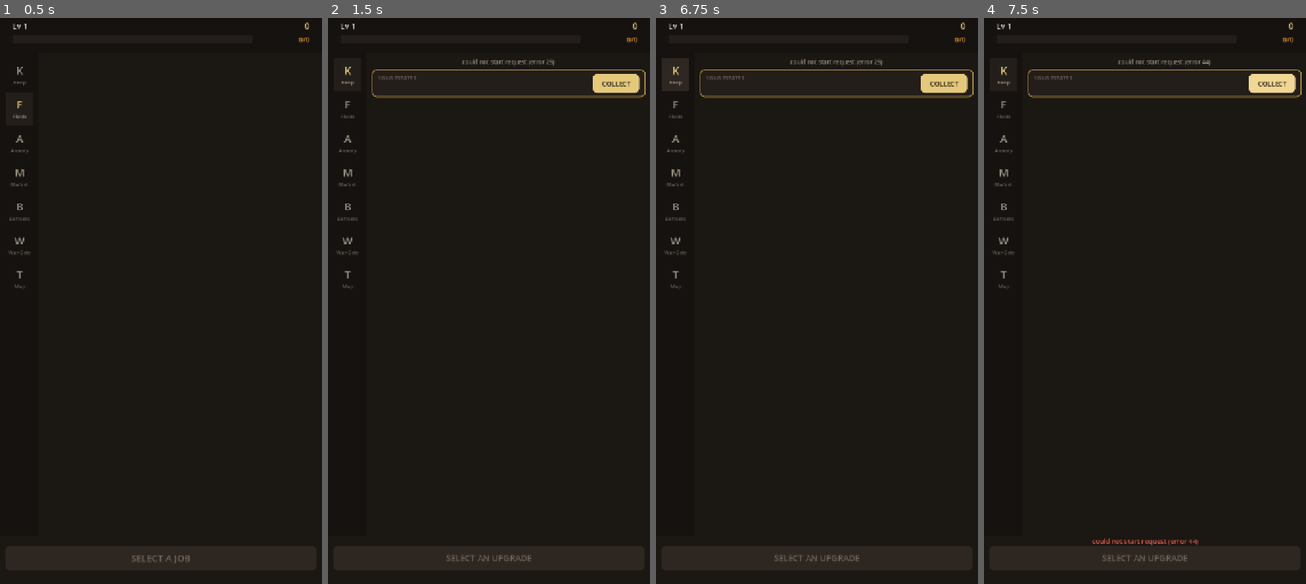
Above: before the commit, frames 1-4 (left to right).
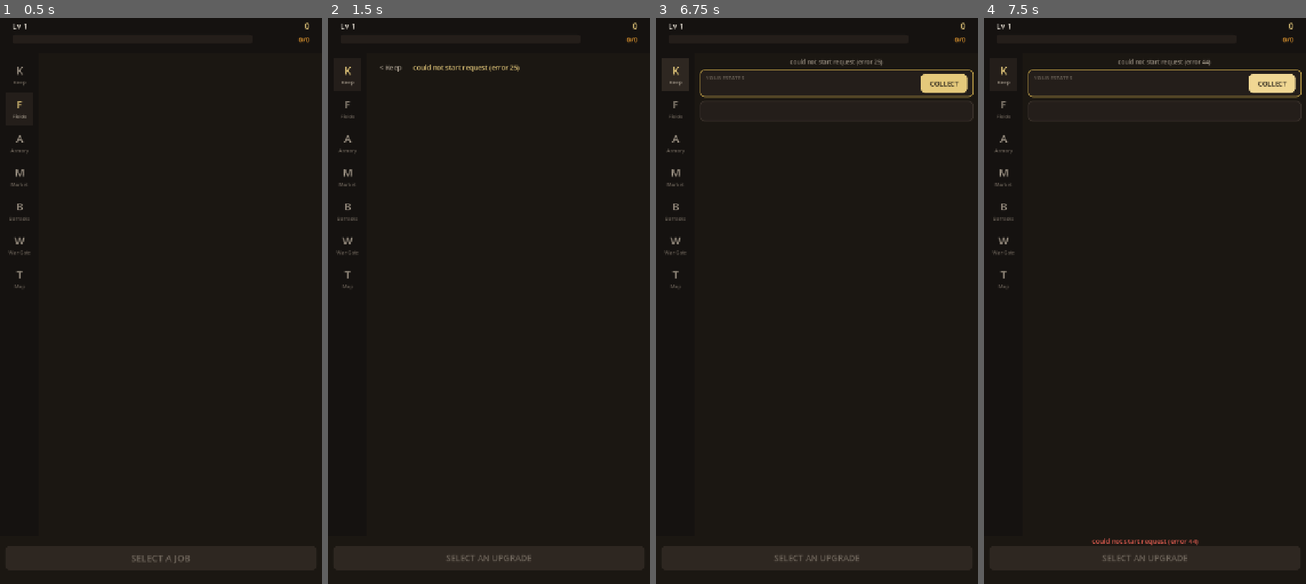
Above: after the commit, the same moments.

Repository: yigitkarabulut0/Emperors
Game: Godot game, scene res://scenes/shell/shell.tscn
Two runs of this game, one before a commit and one after it. Both use one fixed random seed, a clock stepped at 60 frames per second and the inputs below. This scene is started directly instead of the project's main scene.
Inputs (mouse positions are in pixels of both pictures, inside the frame that each line leads up to):
- Up to frame 1 (0.5 s): no input
- Up to frame 2 (1.5 s): click (347, 74) at 0.52 s; click (508, 108) at 1.27 s
- Up to frame 3 (6.75 s): click (675, 108) at 2.02 s; click (675, 142) at 2.77 s; click (675, 176) at 3.52 s; click (675, 210) at 4.27 s; click (675, 244) at 5.02 s; click (675, 278) at 5.77 s; click (675, 74) at 6.52 s
- Up to frame 4 (7.5 s): click "COLLECT" at 7.25 s

Frame 1 is identical in both runs. In frame 2, 1.4% of the frame differs, in the area x 13-99%, y 7-15%; in frame 3, less than 0.1%; in frame 4, less than 0.1%.

Commit message:
client: M6 the realm — kingdom card in the Keep, roster, treasury and works
proof/M6/ has the Keep carrying "House Aldermere [ALD] · renown 0" above the
family tree, the realm overview with treasury, donation allowance and the
leaderboard, and the Works tab showing all eight shared upgrades with their
current effect ("now +2%", "now +4%") and prices.

The kingdom lives behind a card in the Keep rather than taking a rail slot. A
player has no kingdom until level 20, and a permanently empty icon in a
seven-slot rail teaches the wrong thing about what the game is.

Founding is one tap with a generated name. A text field there would put a
keyboard between the player and the moment they have been saving 250,000 gold
for; renaming can come later.

One layout bug fixed: opening the realm hid the family tree but not the estate
card above it, which then bled through the overlay.

Co-Authored-By: Claude Opus 5 (1M context) <noreply@anthropic.com>

Diff:
--- a/client/scenes/tabs/keep.gd
+++ b/client/scenes/tabs/keep.gd
@@ -11,6 +11,10 @@
 var _action: Button
 var _action_sub: Label
 var _busy := false
+var _kingdom_button: Button
+var _body: Control
+var _kingdom_screen: Node
+var _estate_card: Control
 
 
 func _ready() -> void:
@@ -22,6 +26,7 @@
 	var card := PanelContainer.new()
 	card.add_theme_stylebox_override("panel", UI.panel_box(Palette.PANEL, Palette.GOLD_DEEP))
 	add_child(card)
+	_estate_card = card
 	var crow := HBoxContainer.new()
 	crow.add_theme_constant_override("separation", 10)
 	card.add_child(crow)
@@ -41,10 +46,18 @@
 	_tax_button.pressed.connect(_claim_tax)
 	crow.add_child(_tax_button)
 
+	_kingdom_button = UI.ghost_button("", 15)
+	_kingdom_button.custom_minimum_size = Vector2(0, 46)
+	_kingdom_button.add_theme_stylebox_override("normal", UI.panel_box(Palette.PANEL, Palette.LINE))
+	_kingdom_button.add_theme_stylebox_override("hover", UI.panel_box(Palette.PANEL_HIGH, Palette.GOLD_DEEP))
+	_kingdom_button.pressed.connect(_open_kingdom)
+	add_child(_kingdom_button)
+
 	var scroll := ScrollContainer.new()
 	scroll.size_flags_vertical = Control.SIZE_EXPAND_FILL
 	scroll.horizontal_scroll_mode = ScrollContainer.SCROLL_MODE_DISABLED
 	add_child(scroll)
+	_body = scroll
 	_list = VBoxContainer.new()
 	_list.size_flags_horizontal = Control.SIZE_EXPAND_FILL
 	_list.add_theme_constant_override("separation", 6)
@@ -52,6 +65,13 @@
 
 	GameState.changed.connect(_rebuild)
 	_reload()
+	_refresh_kingdom_button()
+
+	# Dev-only: open the realm screen directly, so a capture run (which disables
+	# input) can reach a screen that normally needs a tap.
+	if OS.get_cmdline_user_args().has("--dev-open-kingdom"):
+		await get_tree().create_timer(1.0).timeout
+		_open_kingdom()
 
 
 func mount_action_bar(host: Control) -> void:
@@ -192,3 +212,53 @@
 			UI.number(int(res.data.get("collected", 0))))
 	await GameState.refresh()
 	await _reload()
+
+
+## The kingdom lives behind a card here rather than in its own rail slot: a
+## player has no kingdom for the first twelve levels, and a permanently empty
+## icon teaches the wrong thing about the game.
+func _refresh_kingdom_button() -> void:
+	if _kingdom_button == null:
+		return
+	var res: Api.Response = await Api.get_json("/v1/kingdom")
+	if not res.ok:
+		return
+	if bool(res.data.get("in_kingdom", false)):
+		var k: Dictionary = res.data.get("kingdom", {})
+		_kingdom_button.text = "%s [%s]   ·   renown %s   >" % [
+			str(k.get("name", "")), str(k.get("tag", "")),
+			UI.number(int(k.get("reputation", 0)))]
+		_kingdom_button.add_theme_color_override("font_color", Palette.GOLD)
+	else:
+		var invites: Array = res.data.get("invites", [])
+		_kingdom_button.text = "You hold no banner   >" if invites.is_empty() \
+			else "%d kingdom invitation(s)   >" % invites.size()
+		_kingdom_button.add_theme_color_override("font_color",
+			Palette.SUCCESS if not invites.is_empty() else Palette.TEXT_DIM)
+
+
+func _open_kingdom() -> void:
+	if _kingdom_screen != null:
+		return
+	# Everything the Keep owns steps aside, or the estate card and the family tree
+	# bleed through behind the realm screen.
+	for node in [_body, _kingdom_button, _stats, _estate_card]:
+		if node != null:
+			node.visible = false
+
+	_kingdom_screen = preload("res://scenes/tabs/kingdom.gd").new()
+	_kingdom_screen.size_flags_vertical = Control.SIZE_EXPAND_FILL
+	_kingdom_screen.closed.connect(_close_kingdom)
+	add_child(_kingdom_screen)
+	move_child(_kingdom_screen, 1)
+
+
+func _close_kingdom() -> void:
+	if _kingdom_screen == null:
+		return
+	_kingdom_screen.queue_free()
+	_kingdom_screen = null
+	for node in [_body, _kingdom_button, _stats, _estate_card]:
+		if node != null:
+			node.visible = true
+	_refresh_kingdom_button()
--- /dev/null
+++ b/client/scenes/tabs/kingdom.gd
@@ -0,0 +1,270 @@
+extends VBoxContainer
+## The Kingdom: your realm's roster, treasury and shared upgrades.
+##
+## Opened from the Keep rather than given its own rail slot, because a player
+## without a kingdom has almost nothing to look at here, and a rail icon that is
+## empty for the first twelve levels teaches the wrong thing about the game.
+
+signal closed
+
+enum Mode { OVERVIEW, MEMBERS, UPGRADES }
+
+var _kv: Dictionary = {}
+var _mode: int = Mode.OVERVIEW
+var _list: VBoxContainer
+var _header: Label
+var _tabs: HBoxContainer
+var _busy := false
+
+
+func _ready() -> void:
+	add_theme_constant_override("separation", 8)
+
+	var top := HBoxContainer.new()
+	top.add_theme_constant_override("separation", 8)
+	add_child(top)
+
+	var back := UI.ghost_button("< Keep", 15)
+	back.custom_minimum_size = Vector2(84, 34)
+	back.pressed.connect(func() -> void: closed.emit())
+	top.add_child(back)
+
+	_header = UI.label("Loading…", 15, Palette.GOLD)
+	_header.size_flags_horizontal = Control.SIZE_EXPAND_FILL
+	_header.autowrap_mode = TextServer.AUTOWRAP_WORD_SMART
+	top.add_child(_header)
+
+	_tabs = HBoxContainer.new()
+	_tabs.add_theme_constant_override("separation", 4)
+	add_child(_tabs)
+
+	var scroll := ScrollContainer.new()
+	scroll.size_flags_vertical = Control.SIZE_EXPAND_FILL
+	scroll.horizontal_scroll_mode = ScrollContainer.SCROLL_MODE_DISABLED
+	add_child(scroll)
+	_list = VBoxContainer.new()
+	_list.size_flags_horizontal = Control.SIZE_EXPAND_FILL
+	_list.add_theme_constant_override("separation", 6)
+	scroll.add_child(_list)
+
+	# Dev-only: land on a specific sub-tab for a capture.
+	var args := OS.get_cmdline_user_args()
+	for i in args.size():
+		if args[i] == "--dev-realm-tab" and i + 1 < args.size():
+			match args[i + 1]:
+				"members": _mode = Mode.MEMBERS
+				"upgrades": _mode = Mode.UPGRADES
+
+	_reload()
+
+
+func _reload() -> void:
+	var res: Api.Response = await Api.get_json("/v1/kingdom")
+	if not res.ok:
+		_header.text = res.error
+		return
+	_kv = res.data
+	_rebuild()
+
+
+func _rebuild() -> void:
+	for c in _list.get_children():
+		c.queue_free()
+	for c in _tabs.get_children():
+		c.queue_free()
+
+	if not bool(_kv.get("in_kingdom", false)):
+		_build_landless()
+		return
+
+	var k: Dictionary = _kv.get("kingdom", {})
+	_header.text = "%s  [%s]" % [str(k.get("name", "")), str(k.get("tag", ""))]
+
+	for entry in [[Mode.OVERVIEW, "Realm"], [Mode.MEMBERS, "Lords"], [Mode.UPGRADES, "Works"]]:
+		var b := UI.ghost_button(str(entry[1]), 14)
+		b.custom_minimum_size = Vector2(0, 32)
+		b.size_flags_horizontal = Control.SIZE_EXPAND_FILL
+		var active: bool = _mode == int(entry[0])
+		b.add_theme_stylebox_override("normal",
+			UI.panel_box(Palette.PANEL_HIGH if active else Palette.PANEL, Color.TRANSPARENT))
+		b.add_theme_color_override("font_color", Palette.GOLD if active else Palette.TEXT_DIM)
+		var m: int = int(entry[0])
+		b.pressed.connect(func() -> void:
+			_mode = m
+			_rebuild())
+		_tabs.add_child(b)
+
+	match _mode:
+		Mode.MEMBERS: _build_members()
+		Mode.UPGRADES: _build_upgrades()
+		_: _build_overview()
+
+
+func _build_landless() -> void:
+	_header.text = "You hold no banner"
+
+	for inv in _kv.get("invites", []):
+		var card := _card("%s [%s]" % [str(inv.get("name", "")), str(inv.get("tag", ""))],
+			"has invited you to join", Palette.SUCCESS)
+		var accept := UI.button("ACCEPT", 15)
+		accept.custom_minimum_size = Vector2(110, 40)
+		accept.pressed.connect(_accept.bind(str(inv.get("kingdom_id", ""))))
+		(card.get_child(0) as HBoxContainer).add_child(accept)
+		_list.add_child(card)
+
+	var cost := int(_kv.get("found_cost", 0))
+	var need := int(_kv.get("found_level", 0))
+	var level := int(GameState.player().get("level", 1))
+	var can := level >= need and GameState.display_gold() >= cost
+	var found := _card("Found your own kingdom",
+		"%s gold and level %d" % [UI.number(cost), need],
+		Palette.GOLD if can else Palette.TEXT_FAINT)
+	if can:
+		var b := UI.button("FOUND", 15)
+		b.custom_minimum_size = Vector2(110, 40)
+		b.pressed.connect(_found)
+		(found.get_child(0) as HBoxContainer).add_child(b)
+	_list.add_child(found)
+
+	_list.add_child(UI.spacer(8))
+	_list.add_child(UI.label("GREATEST REALMS", 12, Palette.TEXT_FAINT))
+	_build_leaderboard()
+
+
+func _build_overview() -> void:
+	var k: Dictionary = _kv.get("kingdom", {})
+	var me: Dictionary = _kv.get("me", {})
+
+	_list.add_child(_card("Level %d" % int(k.get("level", 1)),
+		"%s / %s kingdom xp" % [UI.number(int(k.get("xp", 0))), UI.number(int(k.get("xp_to_next", 0)))],
+		Palette.GOLD))
+	_list.add_child(_card("Treasury", "%s gold  ·  %d of %d lords" % [
+		UI.number(int(str(k.get("treasury", "0")))),
+		int(k.get("members", 0)), int(k.get("member_cap", 0))], Palette.GOLD))
+	_list.add_child(_card("Renown", "%s  ·  you are %s" % [
+		UI.number(int(k.get("reputation", 0))), str(me.get("role", "member"))], Palette.SUCCESS))
+
+	var remaining := int(me.get("remaining_today", 0))
+	var donate_card := _card("Donate to the treasury",
+		"%s of %s left today  ·  %d favour held" % [
+			UI.number(remaining), UI.number(int(me.get("daily_cap", 0))),
+			int(me.get("favour", 0))],
+		Palette.GOLD if remaining > 0 else Palette.TEXT_FAINT)
+	if remaining > 0:
+		var b := UI.button("GIVE", 15)
+		b.custom_minimum_size = Vector2(100, 40)
+		b.disabled = GameState.display_gold() <= 0
+		b.pressed.connect(_donate.bind(remaining))
+		(donate_card.get_child(0) as HBoxContainer).add_child(b)
+	_list.add_child(donate_card)
+
+	_list.add_child(UI.spacer(8))
+	_list.add_child(UI.label("GREATEST REALMS", 12, Palette.TEXT_FAINT))
+	_build_leaderboard()
+
+
+func _build_leaderboard() -> void:
+	var rank := 0
+	for k in _kv.get("leaderboard", []):
+		rank += 1
+		var mine: bool = _kv.get("kingdom") != null and str(k.get("id", "")) == str(_kv["kingdom"].get("id", ""))
+		var row := _card("%d.  %s [%s]" % [rank, str(k.get("name", "")), str(k.get("tag", ""))],
+			"renown %s  ·  level %d  ·  %d lords" % [
+				UI.number(int(k.get("reputation", 0))), int(k.get("level", 1)), int(k.get("members", 0))],
+			Palette.GOLD if mine else Palette.TEXT_DIM)
+		_list.add_child(row)
+
+
+func _build_members() -> void:
+	for m in _kv.get("members", []):
+		var role := str(m.get("role", "member"))
+		var colour := Palette.GOLD if role == "king" else \
+			(Palette.SUCCESS if role == "marshal" else Palette.TEXT_DIM)
+		_list.add_child(_card(str(m.get("name", "")),
+			"%s  ·  level %d  ·  gave %s" % [role, int(m.get("level", 1)),
+				UI.number(int(str(m.get("donated", "0"))))],
+			colour))
+
+
+func _build_upgrades() -> void:
+	var treasury := int(str(_kv.get("kingdom", {}).get("treasury", "0")))
+	var role := str(_kv.get("me", {}).get("role", "member"))
+	var may_spend := role == "king" or role == "marshal"
+
+	for u in _kv.get("upgrades", []):
+		var row := EstateRow.new(str(u.get("id", "")))
+		var lv := int(u.get("level", 0))
+		var effect := "" if lv == 0 else _describe(str(u.get("bucket", "")), int(u.get("effect_now", 0)))
+		_list.add_child(row)
+		row.refresh(str(u.get("name", "")), str(u.get("blurb", "")),
+			lv, int(u.get("max_level", 0)), effect, int(u.get("next_cost", 0)),
+			false, "", treasury >= int(u.get("next_cost", 0)), false)
+		row.disabled = row.disabled or not may_spend or treasury < int(u.get("next_cost", 0))
+		if may_spend:
+			row.pressed.connect(_buy_upgrade.bind(str(u.get("id", ""))))
+
+	if not may_spend:
+		_list.add_child(UI.label("Only the king and marshals may spend the treasury.",
+			13, Palette.TEXT_FAINT, HORIZONTAL_ALIGNMENT_CENTER))
+
+
+func _describe(bucket: String, amount: int) -> String:
+	if bucket == "member_cap_flat":
+		return "now +%d lords" % amount
+	return "now +%.0f%%" % (amount / 100.0)
+
+
+func _card(title: String, sub: String, accent: Color) -> PanelContainer:
+	var p := PanelContainer.new()
+	p.add_theme_stylebox_override("panel", UI.panel_box(Palette.PANEL, Color.TRANSPARENT))
+	var row := HBoxContainer.new()
+	row.add_theme_constant_override("separation", 10)
+	p.add_child(row)
+	var col := VBoxContainer.new()
+	col.size_flags_horizontal = Control.SIZE_EXPAND_FILL
+	col.add_theme_constant_override("separation", 1)
+	row.add_child(col)
+	col.add_child(UI.label(title, 16, accent))
+	var s := UI.label(sub, 12, Palette.TEXT_FAINT)
+	s.autowrap_mode = TextServer.AUTOWRAP_WORD_SMART
+	col.add_child(s)
+	return p
+
+
+func _post(path: String, body: Dictionary) -> void:
+	if _busy:
+		return
+	_busy = true
+	var res: Api.Response = await Api.post_json(path, body)
+	_busy = false
+	if not res.ok:
+		GameState.action_failed.emit(res.error)
+	else:
+		_kv = res.data
+	await GameState.refresh()
+	_rebuild()
+
+
+func _accept(kingdom_id: String) -> void:
+	await _post("/v1/kingdom/accept", {"kingdom_id": kingdom_id})
+
+
+func _donate(amount: int) -> void:
+	var give := mini(amount, GameState.display_gold())
+	if give <= 0:
+		return
+	await _post("/v1/kingdom/donate",
+		{"amount": give, "action_seq": int(GameState.player().get("action_seq", 0)) + 1})
+
+
+func _buy_upgrade(id: String) -> void:
+	await _post("/v1/kingdom/upgrade", {"id": id})
+
+
+func _found() -> void:
+	# A generated name keeps founding to one tap. Renaming can come later; a text
+	# field here would put a keyboard between the player and the moment.
+	var n := str(GameState.player().get("username", "Realm"))
+	await _post("/v1/kingdom/found", {
+		"name": "House " + n, "tag": n.substr(0, 3).to_upper(),
+		"action_seq": int(GameState.player().get("action_seq", 0)) + 1})
Not shown, added: client/scenes/tabs/kingdom.gd.uid
Not shown, added: proof/M6/kingdom.png
Not shown, added: proof/M6/realm.png
Not shown, added: proof/M6/works.png
